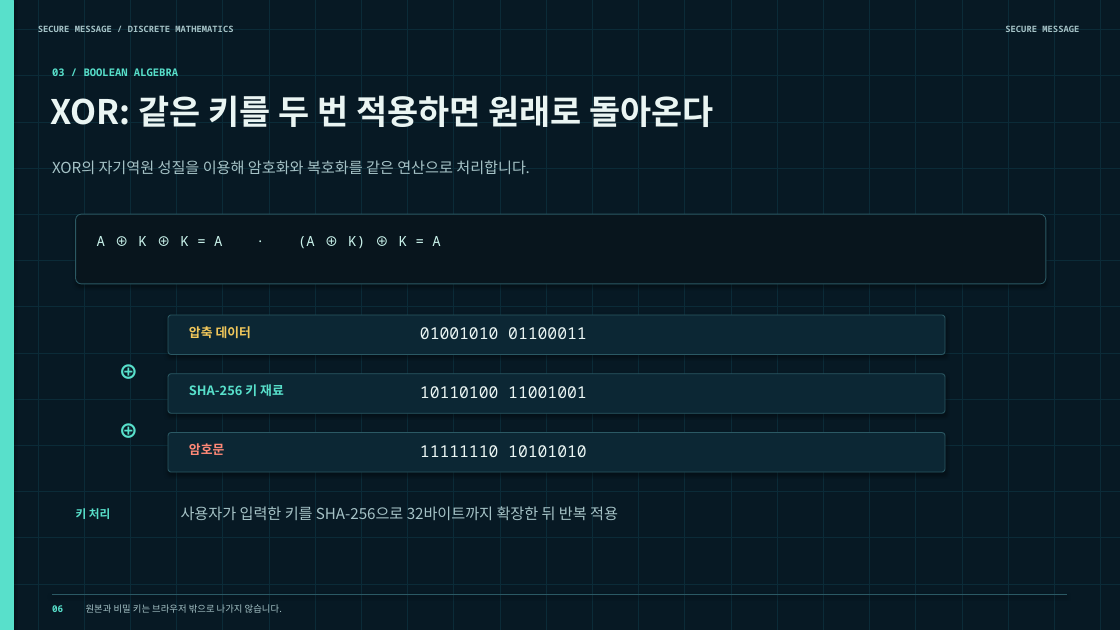
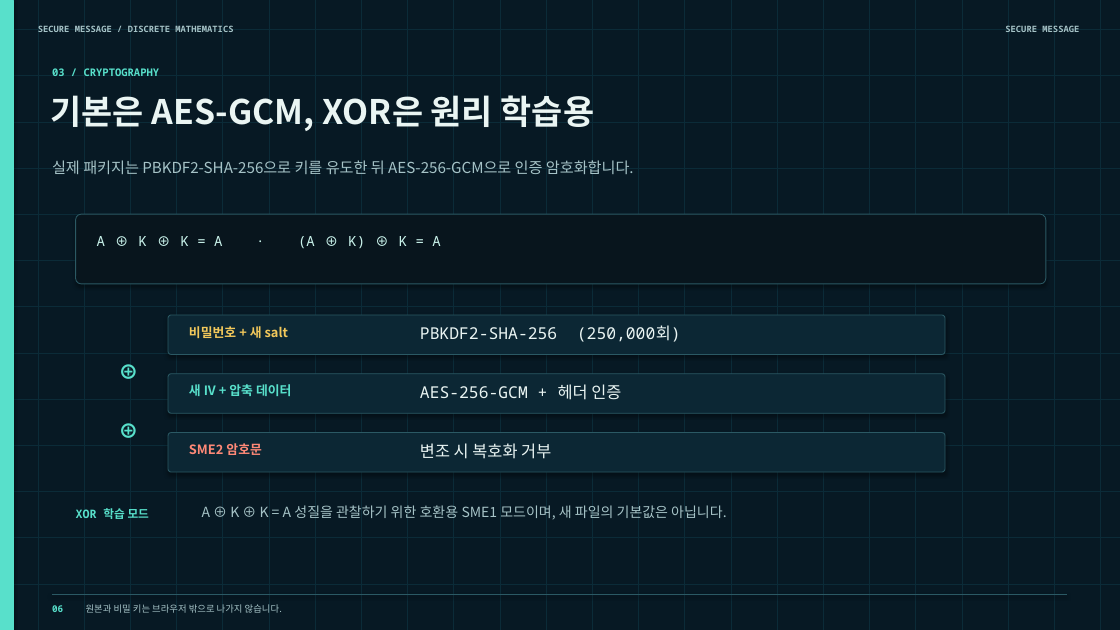
Before and after one commit to giftedsihun/proyect, a slide deck: slide 6 of presentation/secure-message-presentation.pptx. Drawn at 1120x630 pixels with LibreOffice and Linux fonts; fonts in the diff are those of the drawing. Boxes give left, top, right and bottom in pixels: in the first picture for what was removed or moved away, otherwise in the second. Text is boxed around its words. In the diff, an @@ line names an element or a change of style, - is before the commit and + after.

```diff
--- a/presentation/secure-message-presentation.pptx
+++ b/presentation/secure-message-presentation.pptx
@@ text at [52, 68, 160, 76]: text changed @@
-03 / BOOLEAN ALGEBRA
+03 / CRYPTOGRAPHY
@@ text at [50, 95, 594, 131]: text changed @@
-XOR: 같은 키를 두 번 적용하면 원래로 돌아온다
+기본은 AES-GCM, XOR은 원리 학습용
@@ text at [52, 160, 634, 174]: text changed @@
-XOR의 자기역원 성질을 이용해 암호화와 복호화를 같은 연산으로 처리합니다.
+실제 패키지는 PBKDF2-SHA-256으로 키를 유도한 뒤 AES-256-GCM으로 인증 암호화합니다.
@@ text at [189, 326, 288, 338]: text changed @@
-압축 데이터
+비밀번호 + 새 salt
@@ text at [420, 325, 681, 342]: text changed @@
-01001010 01100011
+PBKDF2-SHA-256 (250,000회)
@@ text at [189, 384, 291, 396]: text changed @@
-SHA-256 키 재료
+새 IV + 압축 데이터
@@ text at [420, 384, 621, 400]: text changed @@
-10110100 11001001
+AES-256-GCM + 헤더 인증
@@ text at [189, 443, 261, 455]: text changed @@
-암호문
+SME2 암호문
@@ text at [420, 443, 551, 459]: text changed @@
-11111110 10101010
+변조 시 복호화 거부
@@ text at [76, 508, 149, 519]: text changed @@
-키 처리
+XOR 학습 모드
@@ text at [202, 505, 727, 519]: text changed; size 13 to 12 pt @@
-사용자가 입력한 키를 SHA-256으로 32바이트까지 확장한 뒤 반복 적용
+A ⊕ K ⊕ K = A 성질을 관찰하기 위한 호환용 SME1 모드이며, 새 파일의 기본값은 아닙니다.
```
Also in this commit, not shown: 9 other slides changed, 7 other files.
